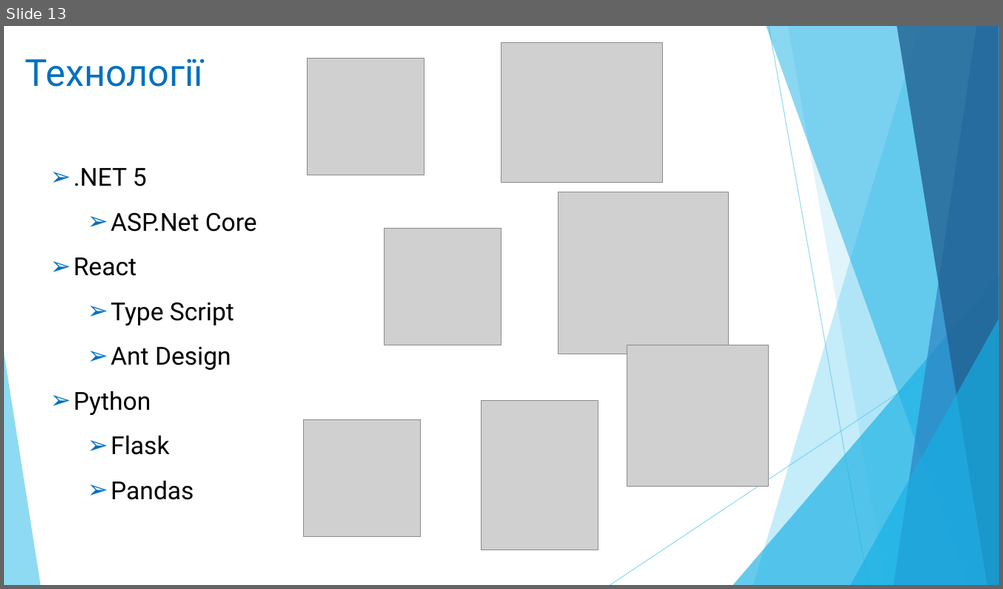
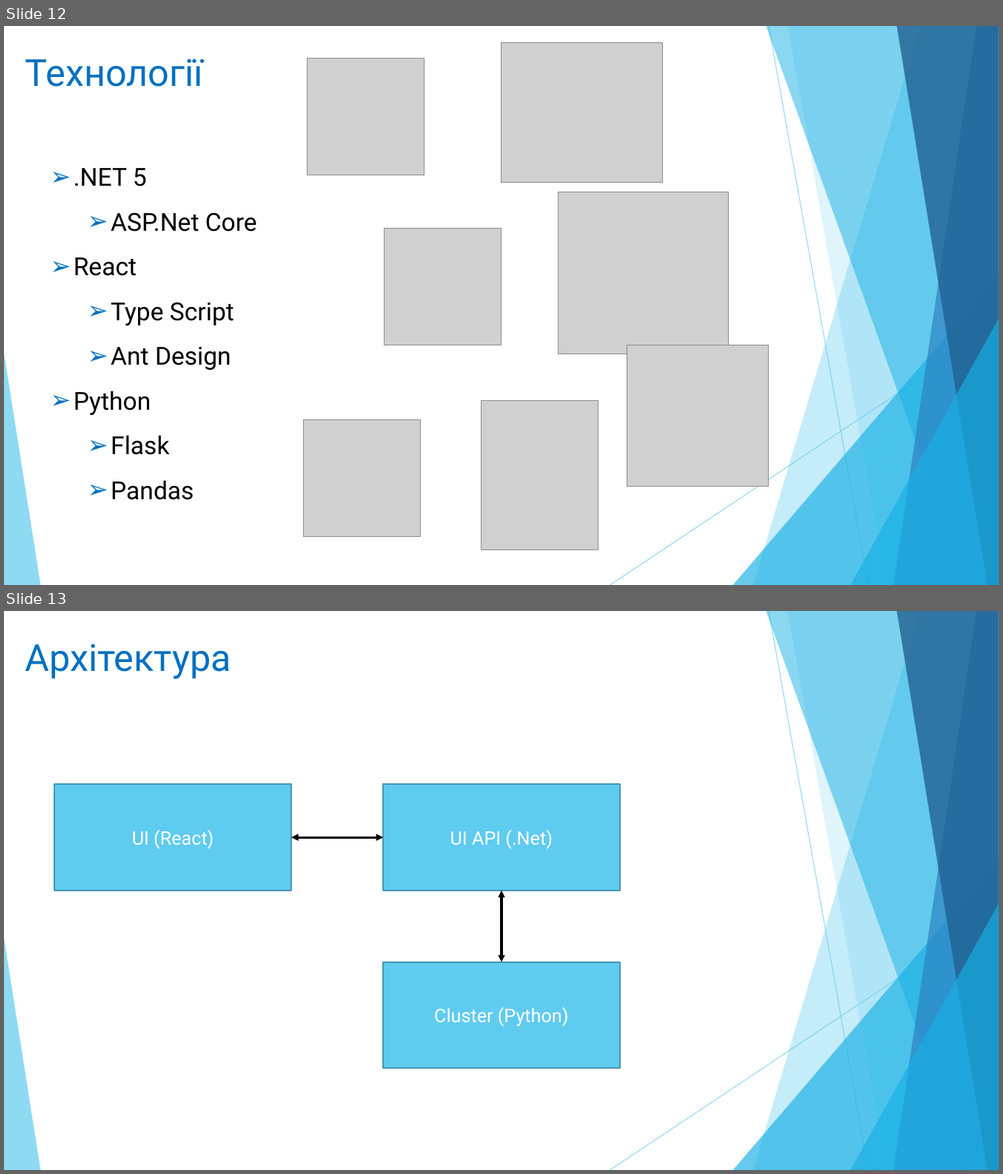
Before and after one commit to zelo2000/Xema, a slide deck: Documents/Зелінський_Олександр.pptx. Shown one above the other, each under a label of ours: slide 13 before the commit, slides 12 and 13 after it. The pictures are 1003x589 and 1003x1174 pixels, drawn with LibreOffice and Linux fonts; fonts in the diff are those of the drawing; grey boxes stand for pictures. Boxes give left, top, right and bottom in pixels: in the first picture for what was removed or moved away, otherwise in the second. Text is boxed around its words. In the diff, an @@ line names an element or a change of style, - is before the commit and + after.

```diff
--- a/Documents/Зелінський_Олександр.pptx
+++ b/Documents/Зелінський_Олександр.pptx
@@ slide 13 added at [4, 611, 999, 1170], background #FFFFFF; not listed: 10 template elements that a slide beside it also shows @@
@@ text added at [25, 644, 231, 679], 36 pt, text #0070C0 @@
+Архітектура
@@ rectangle added at [55, 784, 291, 891], fill #5FCBEF, outline #4696B1 1.5 pt, 18 pt, text #FFFFFF @@
+UI (React)
@@ rectangle added at [383, 784, 620, 891], fill #5FCBEF, outline #4696B1 1.5 pt, 18 pt, text #FFFFFF @@
+UI API (.Net)
@@ double arrow added from (291, 838) to (383, 838), #000000 2.25 pt @@
@@ double arrow added from (502, 891) to (502, 963), #000000 2.25 pt @@
@@ rectangle added at [383, 963, 620, 1069], fill #5FCBEF, outline #4696B1 1.5 pt, 18 pt, text #FFFFFF @@
+Cluster (Python)
@@ what was slide 13 is now slide 12 @@
```
Also in this commit, not shown: 1 slide changed, 1 other slide added, 5 other files.
